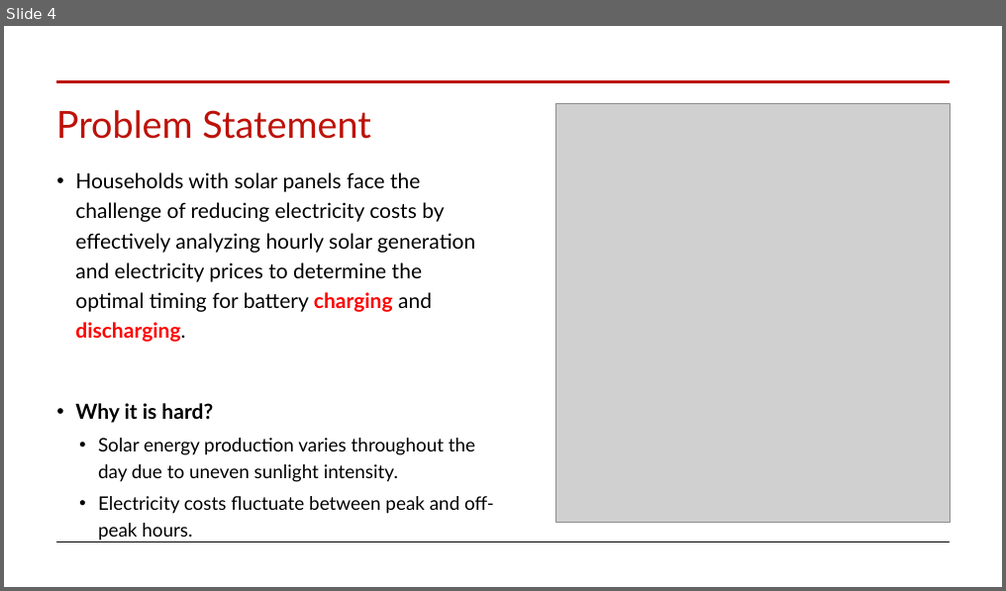
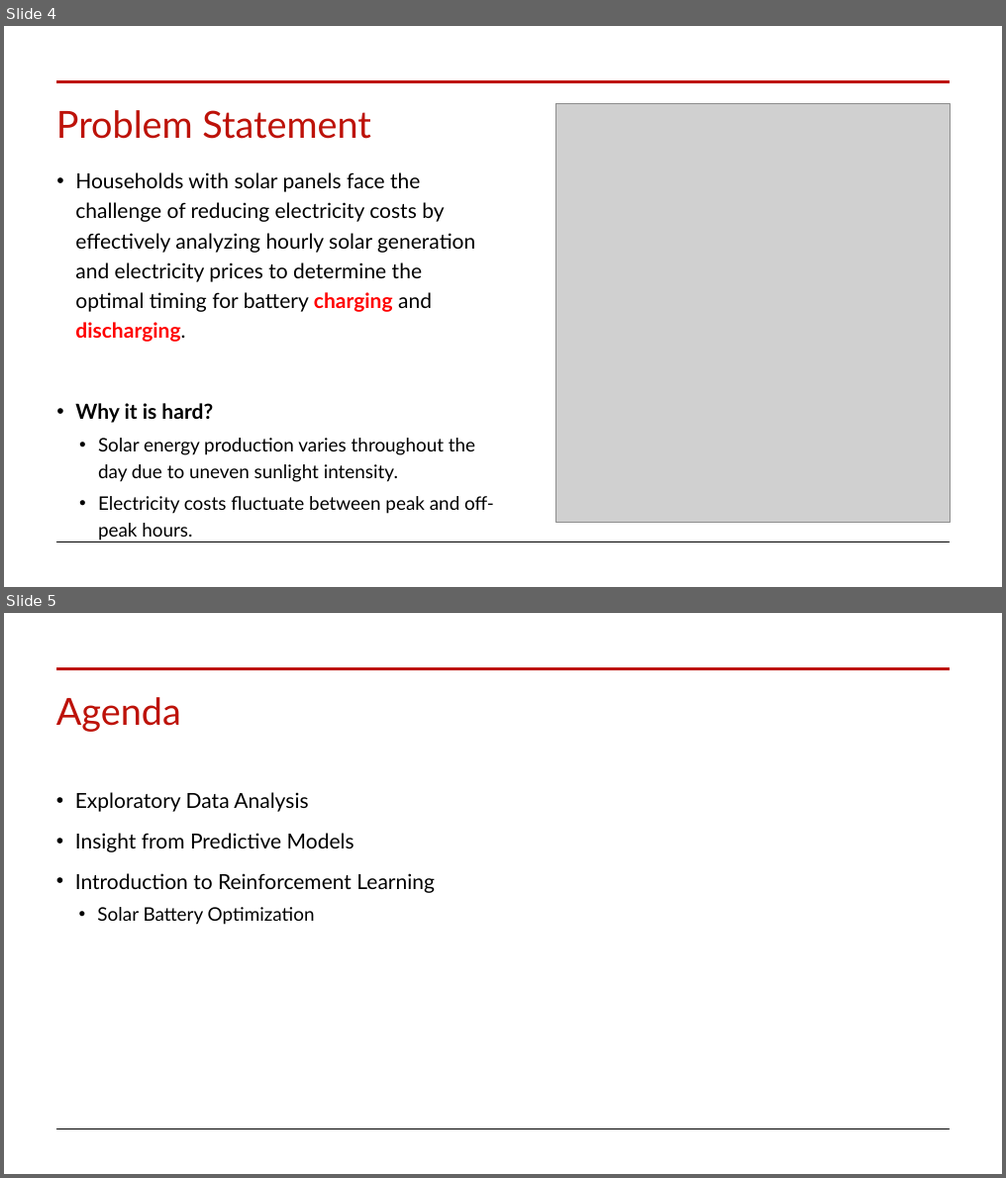
Before and after one commit to auttwitter/DSI-04, a slide deck: projects/project_capstone/Project_Capstone_Presentation.pptx. Shown one above the other, each under a label of ours: slide 4 before the commit, slides 4 and 5 after it. The pictures are 1006x591 and 1006x1178 pixels, drawn with LibreOffice and Linux fonts; fonts in the diff are those of the drawing; grey boxes stand for pictures. Boxes give left, top, right and bottom in pixels: in the first picture for what was removed or moved away, otherwise in the second. Text is boxed around its words. In the diff, an @@ line names an element or a change of style, - is before the commit and + after.

```diff
--- a/projects/project_capstone/Project_Capstone_Presentation.pptx
+++ b/projects/project_capstone/Project_Capstone_Presentation.pptx
@@ slide 5 added at [4,613,1002,1174], background #FFFFFF @@
@@ line added from (56, 668) to (949, 668), #BD1209 3 pt @@
@@ title added at [56,697,181,732], 36 pt, text #BD1209 @@
+Agenda
@@ text added at [75,792,435,925], 20 pt, text #000000 @@
+• Exploratory Data Analysis
+• Insight from Predictive Models
+• Introduction to Reinforcement Learning
+  • Solar Battery Optimization
@@ line added from (56, 1130) to (949, 1130), #000000 0.5 pt @@
```
Also in this commit, not shown: 5 other slides added, 1 slide removed, 6 other files.
